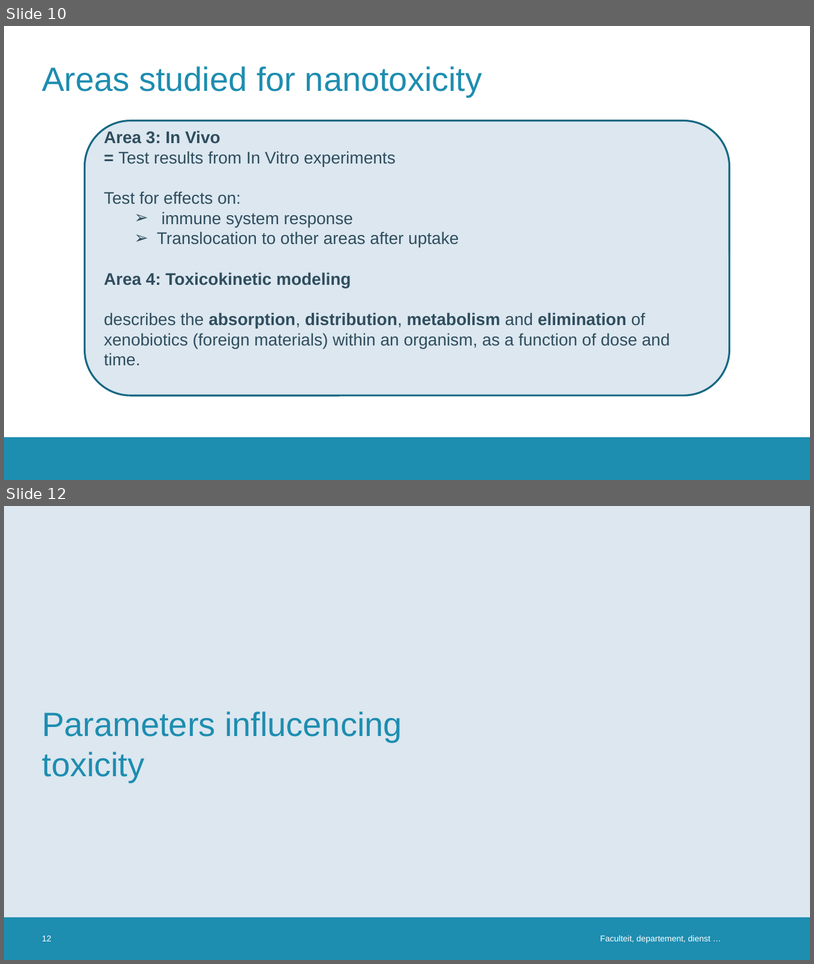
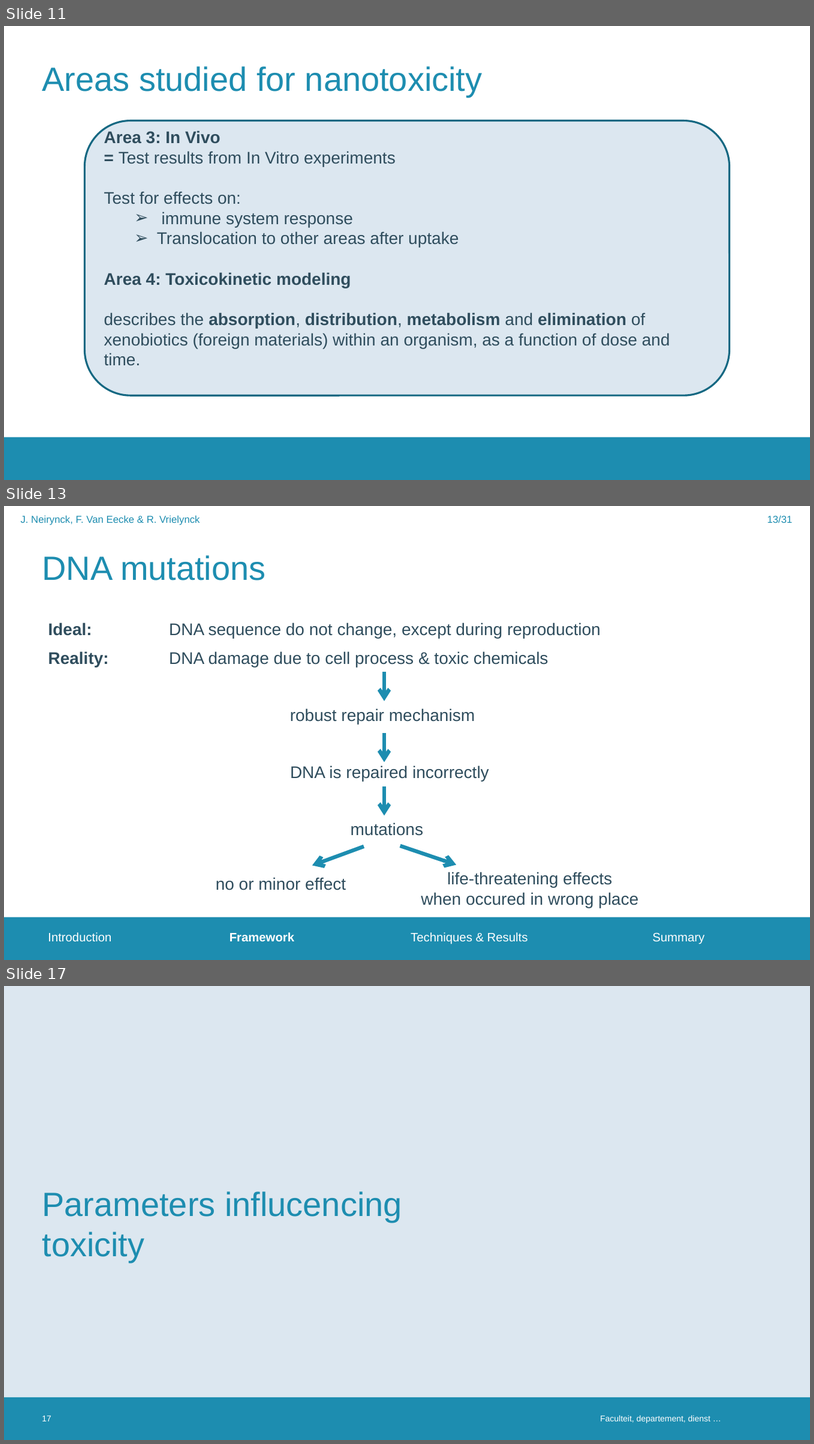
Before and after one commit to FrederikVanEecke/PresentationClusters, a slide deck: NanoparticleToxicity.pptx. Shown one above the other, each under a label of ours: slides 10 and 12 before the commit, slides 11, 13 and 17 after it; the slides between them are not shown. The pictures are 814x964 and 814x1444 pixels, drawn with LibreOffice and Linux fonts; fonts in the diff are those of the drawing; background and template pictures are left out. Boxes give left, top, right and bottom in pixels: in the first picture for what was removed or moved away, otherwise in the second. Text is boxed around its words. In the diff, an @@ line names an element or a change of style, - is before the commit and + after.

```diff
--- a/NanoparticleToxicity.pptx
+++ b/NanoparticleToxicity.pptx
@@ slide 13 added at (4, 506, 810, 960), background #FFFFFF; not listed: 1 template element that a slide beside it also shows @@
@@ text added at (21, 516, 200, 525), 12 pt, text #1D8DB0 @@
+J. Neirynck, F. Van Eecke & R. Vrielynck
@@ page number added at (768, 516, 793, 523), 12 pt, text #1D8DB0 @@
+13/31
@@ title added at (42, 555, 266, 580), 40 pt, text #1D8DB0 @@
+DNA mutations
@@ text added at (48, 622, 601, 835), 20 pt, text #2F4D5D @@
+Ideal: DNA sequence do not change, except during reproduction
+Reality: DNA damage due to cell process & toxic chemicals
+robust repair mechanism
+DNA is repaired incorrectly
+mutations
@@ arrow added from (384, 672) to (384, 701), #1D8DB0 4.5 pt @@
@@ arrow added from (384, 733) to (384, 762), #1D8DB0 4.5 pt @@
@@ arrow added from (384, 786) to (384, 815), #1D8DB0 4.5 pt @@
@@ arrow added from (364, 846) to (312, 865), #1D8DB0 4.5 pt @@
@@ arrow added from (400, 846) to (456, 865), #1D8DB0 4.5 pt @@
@@ text added at (216, 877, 346, 890), 20 pt, text #2F4D5D @@
+no or minor effect
@@ text added at (421, 871, 639, 907), 20 pt, text #2F4D5D @@
+life-threatening effects
+when occured in wrong place
@@ text added at (48, 932, 705, 944), 14.5 pt, text #FFFFFF @@
+Introduction Framework Techniques & Results Summary
@@ what was slide 10 is now slide 11 @@
@@ what was slide 12 is now slide 17 @@
@@ page number at (42, 1415, 51, 1421): text changed @@
-12
+17
```
Also in this commit, not shown: 2 slides changed, 4 other slides added.
